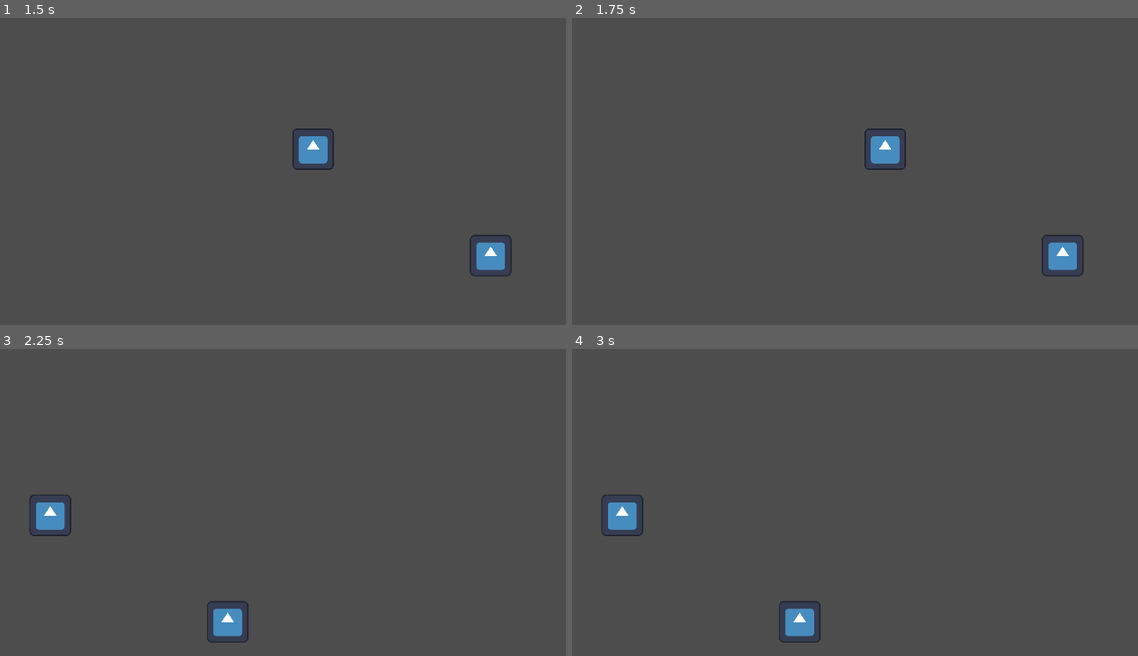
Above: before the commit, frames 1-4 (two rows, left to right).
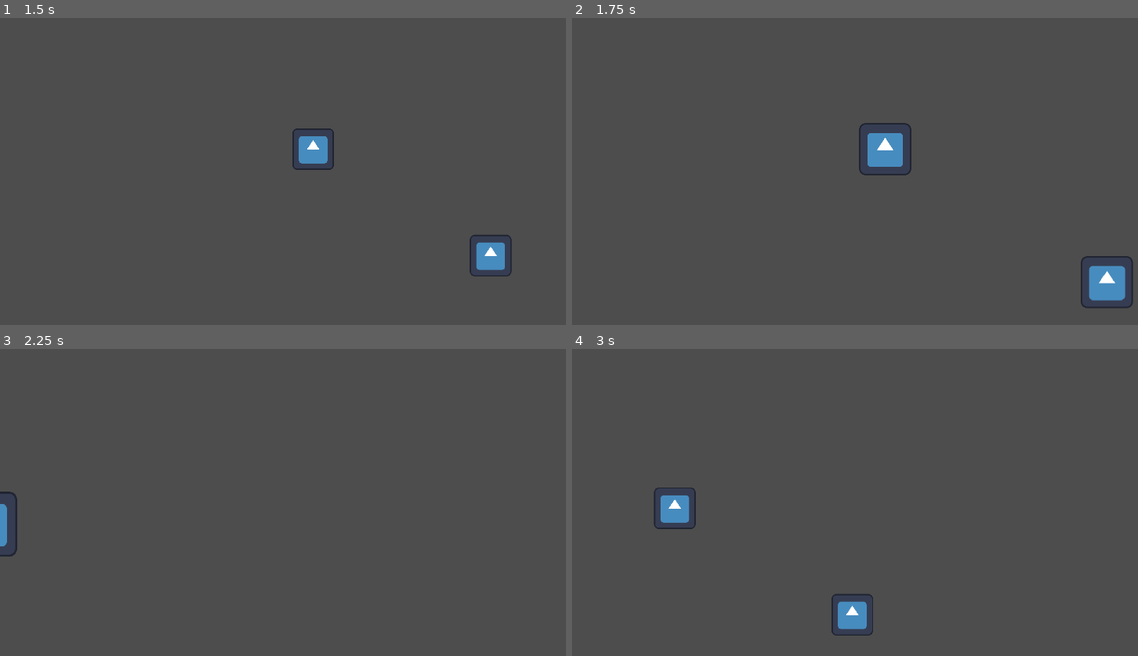
Above: after the commit, the same moments.

Repository: MichaelYKersey/Pirate-Game-Jam-Winter-2024
Game: Godot game, scene res://main.tscn
Same seed, same stepped clock (60 frames per second), same inputs: the game is played once before the commit and once after it. The engine's default icon, where the game draws it, is replaced by a stand-in: a white triangle on a blue panel in a dark square.
Inputs (mouse positions are in pixels of both pictures, inside the frame that each line leads up to):
- Up to frame 1 (1.5 s): click "Play" at 0.5 s; tap Enter at 1.25 s; move the mouse to (452, 131) at 1.27 s; hold Right mouse button (pan) from 1.28 s (still down)
- Up to frame 2 (1.75 s): keep holding Right mouse button (pan); tap Mouse wheel up (zoom_in) at 1.55 s
- Up to frame 3 (2.25 s): tap Space at 2 s; move the mouse to (186, 496) at 2.02 s; release Right mouse button (pan) at 2.03 s; tap Mouse wheel up (zoom_in) at 2.1 s
- Up to frame 4 (3 s): tap Mouse wheel down (zoom_out) at 2.3 s; tap Enter at 2.75 s; move the mouse to (945, 404) at 2.77 s; hold Mouse wheel down (zoom_out) from 2.78 s (still down)

Frame 1 is identical in both runs. In frame 2, 2.1% of the frame differs, in the area x 50-100%, y 34-95%; in frame 3, 1.5%; in frame 4, 2.4%, in the area x 5-54%, y 45-96%.

Commit message:
Add Camera Zoom with Clamp

Diff:
--- a/Camera2D.gd
+++ b/Camera2D.gd
@@ -1,16 +1,23 @@
 extends Camera2D
 
-var mouseCords = Vector2(0, 0);
+var mouseCords : Vector2= Vector2(0, 0);
+const minZoom : float = 1.0/4;
+const maxZoom : float = 4;
 
 # Called when the node enters the scene tree for the first time.
 func _ready():
 	pass # Replace with function body.
 
-
 # Called every frame. 'delta' is the elapsed time since the previous frame.
 func _process(delta):
 	var newMouseCords = get_viewport().get_mouse_position();
 	if Input.is_action_pressed("pan") :
-		position += mouseCords -newMouseCords;
+		position += (mouseCords -newMouseCords) / zoom;
 	mouseCords = newMouseCords;
 	pass
+
+func _input(event):
+	if event.is_action_pressed("zoom_in") and zoom.length() < maxZoom:
+		zoom *= 1.25;
+	if event.is_action_pressed("zoom_out") and zoom.length() > minZoom:
+		zoom /= 1.25;
